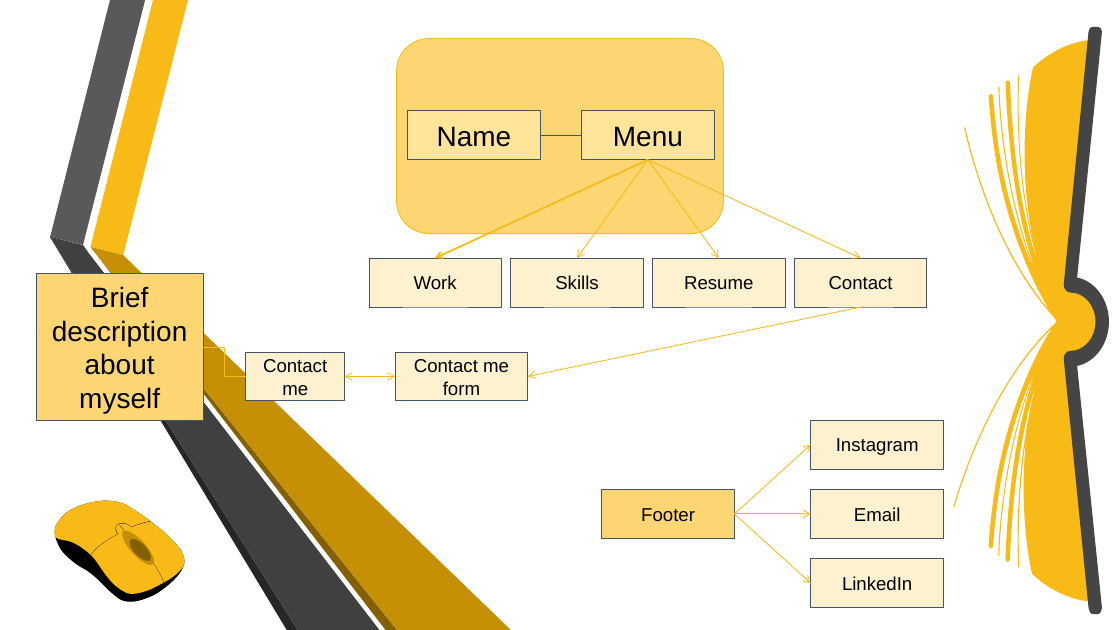
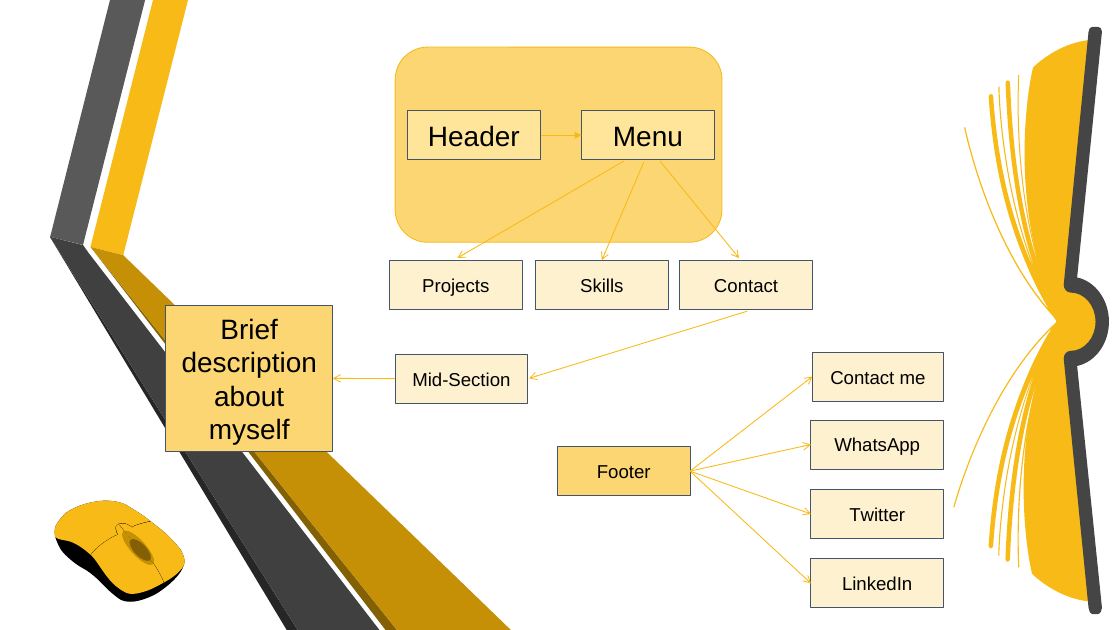
Before and after one commit to vitorcross/vitorcross.github.io, a slide deck: slide 4 of sides/portfolio vc.pptx. Drawn at 1120x630 pixels with LibreOffice and Linux fonts; fonts in the diff are those of the drawing. Boxes give left, top, right and bottom in pixels: in the first picture for what was removed or moved away, otherwise in the second. Text is boxed around its words. In the diff, an @@ line names an element or a change of style, - is before the commit and + after.

```diff
--- a/sides/portfolio vc.pptx
+++ b/sides/portfolio vc.pptx
@@ rounded rectangle: place and size @@
-rounded rectangle at (397, 39, 723, 234)
+rounded rectangle at (395, 47, 722, 242)
@@ text in rectangle at (428, 125, 520, 147): text changed @@
-Name
+Header
@@ elbow line removed from (540, 135) to (581, 135) @@
@@ arrow added from (541, 135) to (581, 135), #F8BA16 0.5 pt @@
@@ arrow moved from (648, 160) - (435, 258) to (624, 161) - (458, 258) @@
@@ arrow (624, 161) - (458, 258): stroke #F8BA16 1.5 pt to #F8BA16 0.75 pt @@
@@ arrow moved from (648, 160) - (577, 258) to (644, 162) - (602, 260) @@
@@ arrow removed from (648, 160) to (861, 258) @@
@@ arrow moved from (648, 160) - (719, 258) to (660, 161) - (739, 258) @@
@@ rectangle "Projects": place and size @@
-rectangle "Projects" at (369, 258, 502, 307)
+rectangle "Projects" at (390, 260, 523, 309)
@@ rectangle "Skills": place and size @@
-rectangle "Skills" at (511, 258, 644, 307)
+rectangle "Skills" at (536, 260, 669, 309)
@@ rectangle removed at (653, 258, 786, 307) @@
-Resume
@@ rectangle "Contact": place and size @@
-rectangle "Contact" at (795, 258, 928, 307)
+rectangle "Contact" at (680, 260, 812, 309)
@@ text in rectangle at (422, 278, 489, 296): text changed @@
-Work
+Projects
@@ rectangle "Brief description about myself": place and size @@
-rectangle "Brief description about myself" at (36, 274, 203, 420)
+rectangle "Brief description about myself" at (166, 305, 333, 451)
@@ arrow moved from (861, 308) - (528, 376) to (748, 311) - (529, 378) @@
@@ elbow line removed from (203, 347) to (246, 376) @@
@@ rectangle "Contact me": place and size @@
-rectangle "Contact me" at (246, 352, 345, 401)
+rectangle "Contact me" at (812, 352, 944, 401)
@@ double arrow moved from (395, 376) - (344, 376) to (395, 379) - (333, 378) @@
@@ double arrow (395, 379) - (333, 378): double arrow to arrow @@
@@ text in rectangle at (412, 372, 510, 387): text changed @@
-Contact me
-form
+Mid-Section
@@ arrow added from (690, 471) to (812, 376), #F8BA16 0.75 pt @@
@@ rectangle "Footer": place and size @@
-rectangle "Footer" at (602, 490, 734, 539)
+rectangle "Footer" at (558, 447, 691, 496)
@@ arrow moved from (734, 514) - (811, 444) to (690, 471) - (811, 444) @@
@@ text in rectangle at (834, 437, 920, 455): text changed @@
-Instagram
+WhatsApp
@@ arrow moved from (734, 514) - (811, 583) to (690, 471) - (811, 583) @@
@@ arrow moved from (734, 514) - (811, 514) to (690, 471) - (811, 514) @@
@@ text in rectangle at (849, 507, 905, 522): text changed @@
-Email
+Twitter
```
Also in this commit, not shown: 3 other slides changed, 15 other files.
